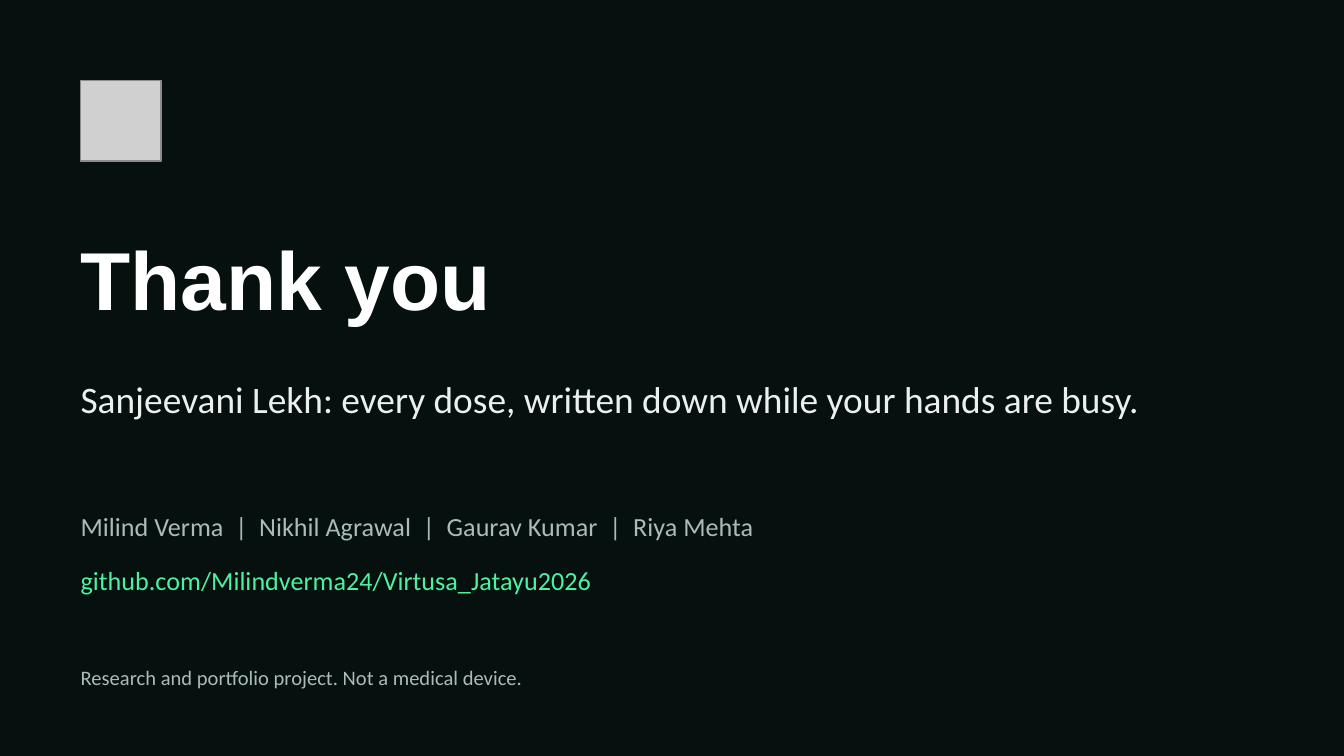
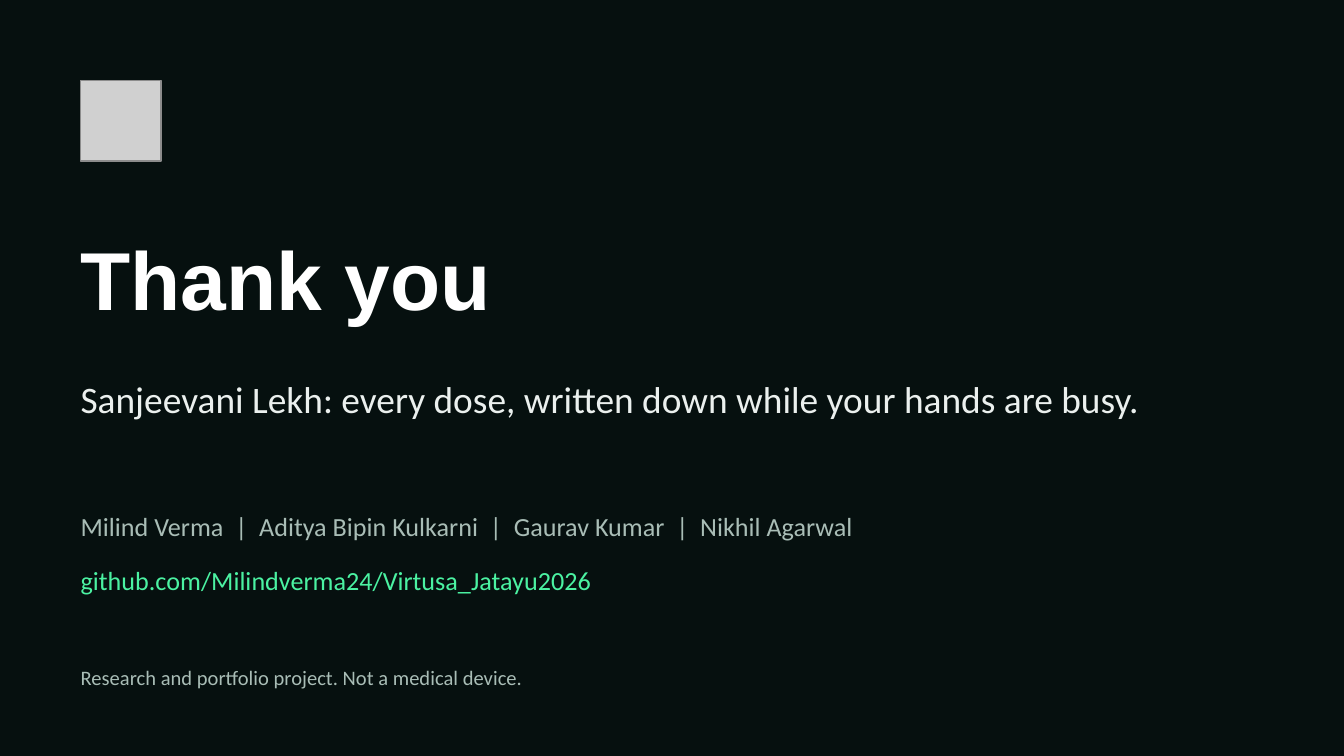
Before and after one commit to Milindverma24/Virtusa_Jatayu2026, a slide deck: slide 25 of DOCS/Sanjeevani_Lekh_Project_Deck.pptx. Drawn at 1344x756 pixels with LibreOffice and Linux fonts; fonts in the diff are those of the drawing; grey boxes stand for pictures. Boxes give left, top, right and bottom in pixels: in the first picture for what was removed or moved away, otherwise in the second. Text is boxed around its words. In the diff, an @@ line names an element or a change of style, - is before the commit and + after.

```diff
--- a/DOCS/Sanjeevani_Lekh_Project_Deck.pptx
+++ b/DOCS/Sanjeevani_Lekh_Project_Deck.pptx
@@ text at (81,518,853,541): text changed @@
-Milind Verma | Nikhil Agrawal | Gaurav Kumar | Riya Mehta
+Milind Verma | Aditya Bipin Kulkarni | Gaurav Kumar | Nikhil Agarwal
```
Also in this commit, not shown: 1 other slide changed, 6 other files.
